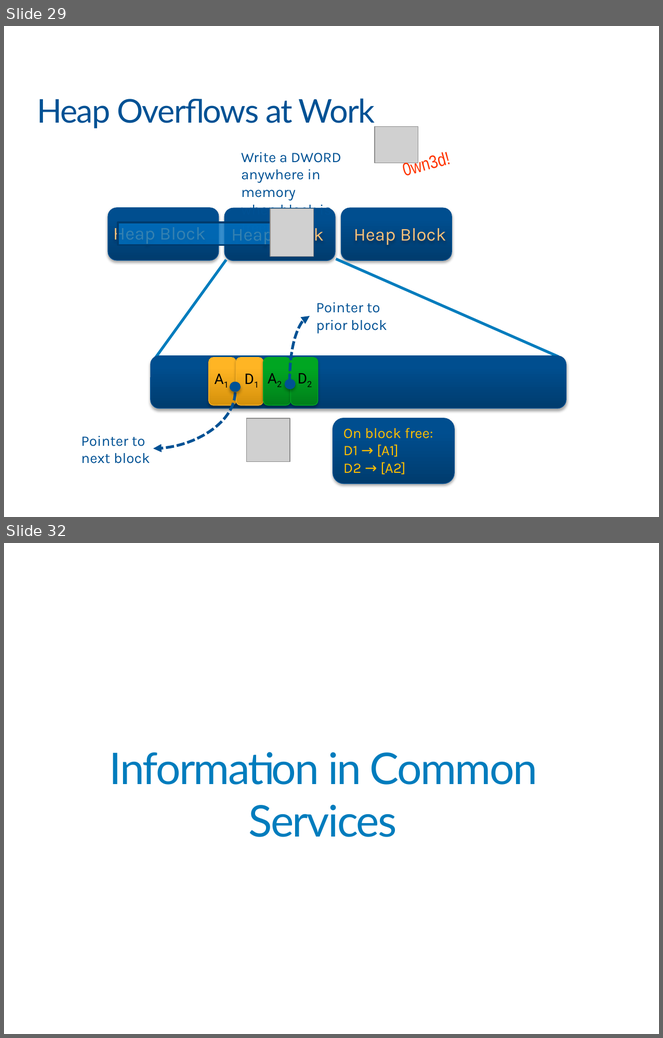
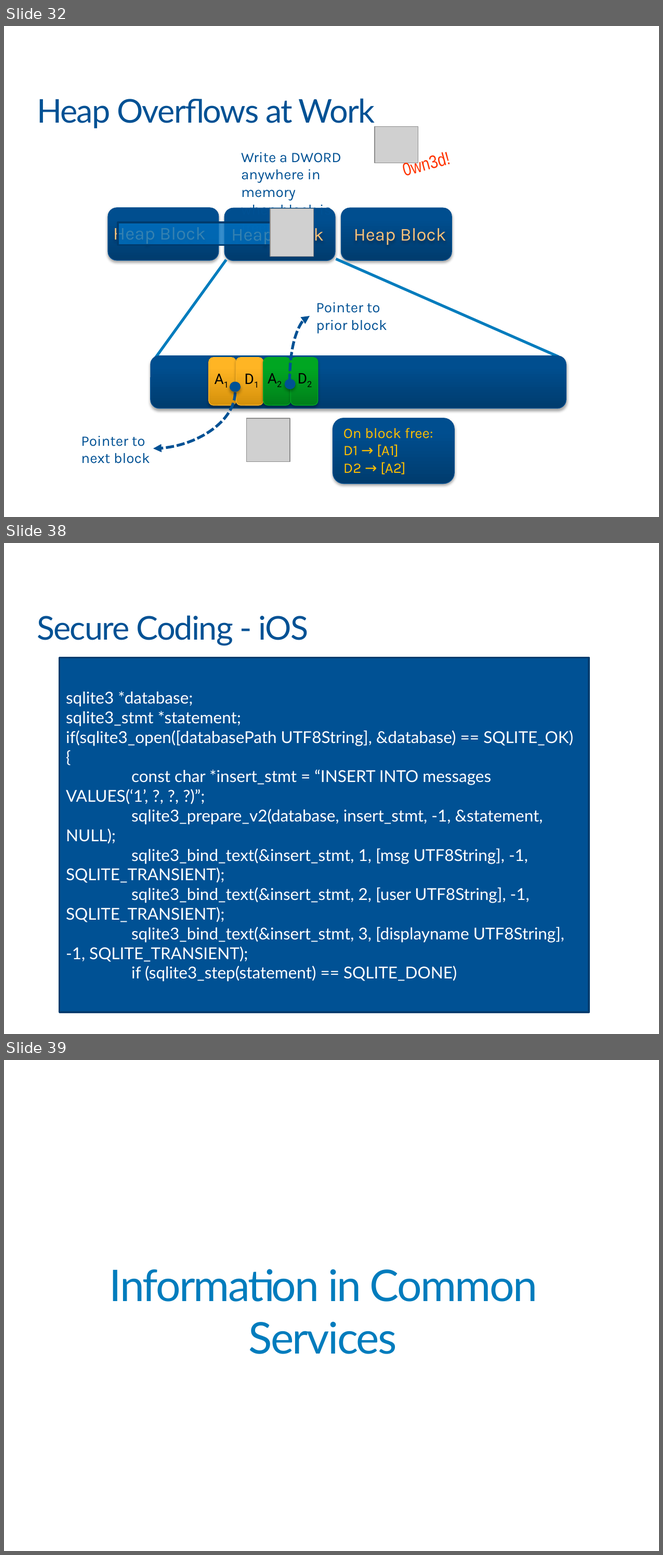
Before and after one commit to khanhnnvn/Mine, a slide deck: xmind/Slide For VIB/VIB_Part5b.pptx. Shown one above the other, each under a label of ours: slides 29 and 32 before the commit, slides 32, 38 and 39 after it; the slides between them are not shown. The pictures are 663x1038 and 663x1555 pixels, drawn with LibreOffice and Linux fonts; fonts in the diff are those of the drawing; grey boxes stand for pictures; background and template pictures are left out. Boxes give left, top, right and bottom in pixels: in the first picture for what was removed or moved away, otherwise in the second. Text is boxed around its words. In the diff, an @@ line names an element or a change of style, - is before the commit and + after.

```diff
--- a/xmind/Slide For VIB/VIB_Part5b.pptx
+++ b/xmind/Slide For VIB/VIB_Part5b.pptx
@@ slide 38 added at (4, 543, 659, 1034), background #FFFFFF @@
@@ title added at (37, 615, 309, 646), 36 pt, text #005194 @@
+Secure Coding - iOS
@@ rectangle added at (60, 657, 589, 1013), fill #005194, outline #003C6D 2 pt, 18 pt, text #FFFFFF @@
+sqlite3 *database;
+sqlite3_stmt *statement;
+if(sqlite3_open([databasePath UTF8String], &database) == SQLITE_OK)
+{
+const char *insert_stmt = “INSERT INTO messages VALUES(‘1’, ?, ?, ?)”;
+sqlite3_prepare_v2(database, insert_stmt, -1, &statement, NULL);
+sqlite3_bind_text(&insert_stmt, 1, [msg UTF8String], -1, SQLITE_TRANSIENT);
+sqlite3_bind_text(&insert_stmt, 2, [user UTF8String], -1, SQLITE_TRANSIENT);
+sqlite3_bind_text(&insert_stmt, 3, [displayname UTF8String], -1, SQLITE_TRANSIENT);
+if (sqlite3_step(statement) == SQLITE_DONE)
@@ what was slide 29 is now slide 32 @@
@@ what was slide 32 is now slide 39 @@
```
Also in this commit, not shown: 2 slides changed, 24 other slides added, 2 other files.
